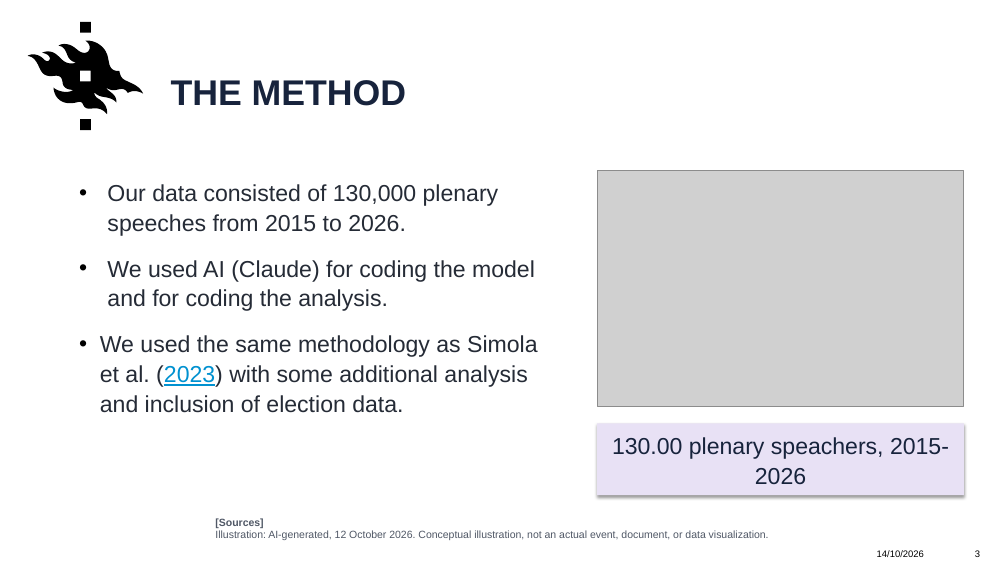
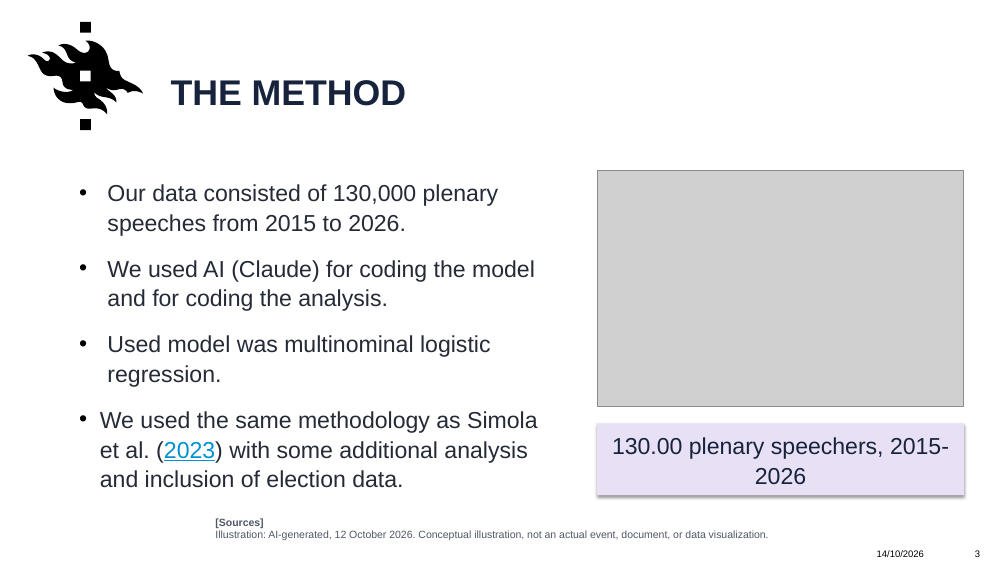
Before and after one commit to jtompuri/data-science-mini-project, a slide deck: slide 3 of Pitch 2.pptx. Drawn at 1008x567 pixels with LibreOffice and Linux fonts; fonts in the diff are those of the drawing; grey boxes stand for pictures; background and template pictures are left out. Boxes give left, top, right and bottom in pixels: in the first picture for what was removed or moved away, otherwise in the second. Text is boxed around its words. In the diff, an @@ line names an element or a change of style, - is before the commit and + after.

```diff
--- a/Pitch 2.pptx
+++ b/Pitch 2.pptx
@@ text at (x1=107, y1=335, x2=491, y2=387): paragraph added @@
+• Used model was multinominal logistic regression.
@@ text in rectangle at (x1=612, y1=437, x2=949, y2=484): text changed @@
-130.00 plenary speachers, 2015-2026
+130.00 plenary speechers, 2015-2026
```
Also in this commit, not shown: 1 other slide changed.
